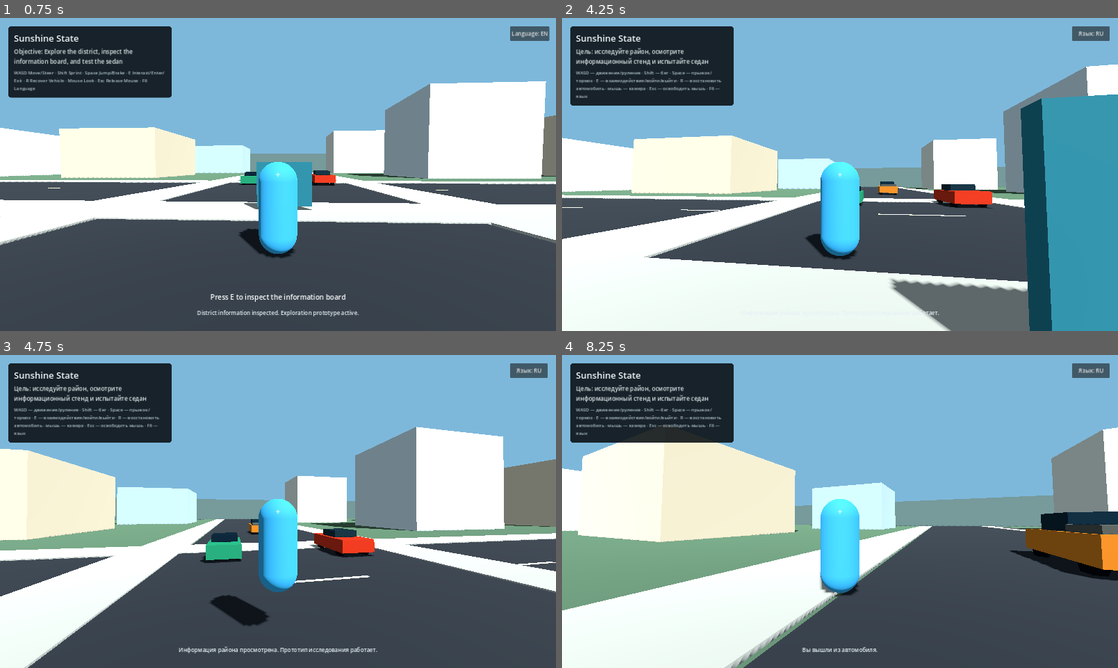
Above: before the commit, frames 1-4 (two rows, left to right).
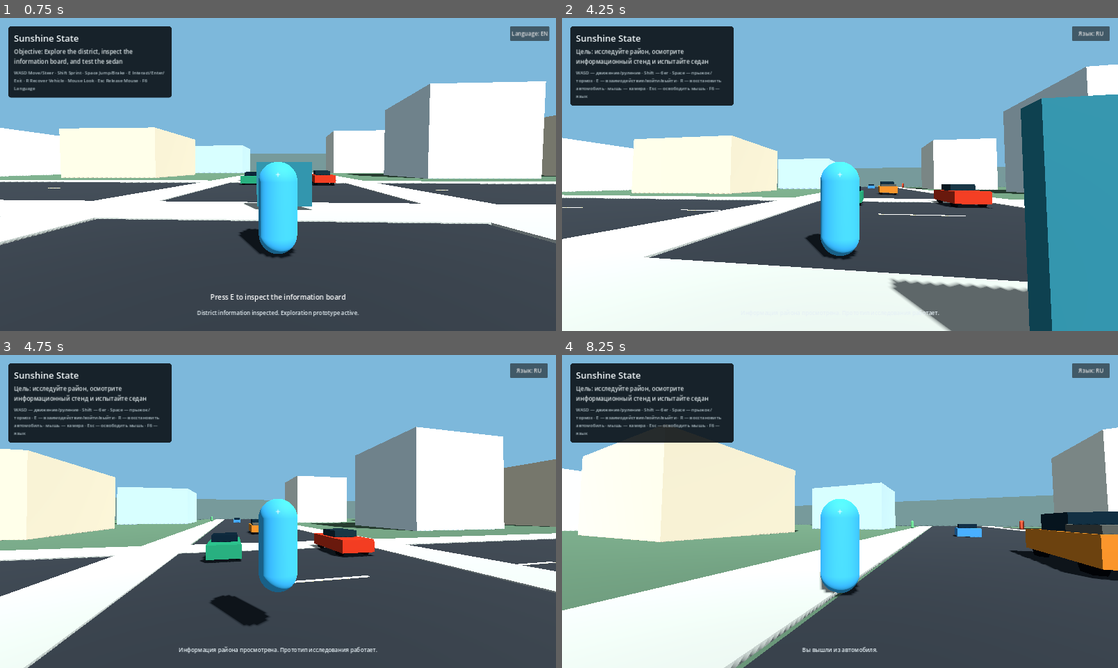
Above: after the commit, the same moments.

Repository: KenlikDev/sunshine-state
Game: Godot game, scene res://scenes/bootstrap/main.tscn
The game is run twice, just before and just after one commit, with the same random seed, the same clock (stepped at 60 frames per second) and the same inputs.
Inputs (mouse positions are in pixels of both pictures, inside the frame that each line leads up to):
- Up to frame 1 (0.75 s): tap E (interact) at 0.5, 0.6 s; move the mouse to (272, 180) at 0.52 s; hold W (move_forward) from 0.53 s (still down)
- Up to frame 2 (4.25 s): tap Space (jump) at 0.77, 1.52, 3.02, 3.77 s; move the mouse to (878, 177) at 1.27 s; tap Shift (sprint) at 1.35 s; tap E (interact) at 2, 3.6 s; move the mouse to (795, 171) at 2.02 s; hold F6 (toggle_language) 2.03-2.78 s; move the mouse to (845, 174) at 2.77 s; release W (move_forward) at 2.78 s; hold A (move_left) 2.78-3.53 s; tap R (vehicle_recover) at 2.85 s; move the mouse to (817, 168) at 3.52 s; hold W (move_forward) from 3.53 s (still down)
- Up to frame 3 (4.75 s): keep holding W (move_forward); move the mouse to (305, 511) at 4.27 s; tap Shift (sprint) at 4.35 s; tap Space (jump) at 4.52 s
- Up to frame 4 (8.25 s): move the mouse to (812, 511) at 5.02 s; hold F6 (toggle_language) 5.03-5.78 s; tap E (interact) at 5.75, 6.6 s; move the mouse to (851, 505) at 5.77 s; release W (move_forward) at 5.78 s; hold D (move_right) 5.78-6.53 s; tap R (vehicle_recover) at 5.85 s; tap Space (jump) at 6.02, 6.77, 7.52 s; move the mouse to (834, 517) at 6.52 s; hold W (move_forward) from 6.53 s (still down); move the mouse to (878, 514) at 7.27 s; tap Shift (sprint) at 7.35 s; move the mouse to (795, 508) at 8.02 s; hold F6 (toggle_language) from 8.03 s (still down)

Frame 1 is identical in both runs. In frame 2, less than 0.1% of the frame differs, in the area x 1-98%, y 16-97%; in frame 3, less than 0.1%; in frame 4, 0.2%, in the area x 62-84%, y 52-59%.

Commit message:
feat: populate district with bounded pedestrian and traffic routes

Diff:
--- a/scripts/world/greybox_district.gd
+++ b/scripts/world/greybox_district.gd
@@ -4,6 +4,8 @@
 const VEHICLE_SCENE: PackedScene = preload("res://scenes/vehicles/sedan.tscn")
 const COMPACT_SCENE: PackedScene = preload("res://scenes/vehicles/compact.tscn")
 const PICKUP_SCENE: PackedScene = preload("res://scenes/vehicles/pickup.tscn")
+const PEDESTRIAN_SCENE: PackedScene = preload("res://scenes/pedestrians/pedestrian.tscn")
+const TRAFFIC_SCENE: PackedScene = preload("res://scenes/traffic/traffic_vehicle.tscn")
 
 
 func _ready() -> void:
@@ -13,6 +15,8 @@
 	_create_coastline()
 	_create_information_board()
 	_create_test_vehicle()
+	_create_pedestrians()
+	_create_traffic()
 	_create_world_boundaries()
 
 
@@ -162,6 +166,107 @@
 	add_child(pickup)
 
 
+func _create_pedestrians() -> void:
+	var east_route := PackedVector3Array([
+		Vector3(7.9, 0.0, -64.0),
+		Vector3(7.9, 0.0, 64.0),
+		Vector3(9.1, 0.0, 64.0),
+		Vector3(9.1, 0.0, -64.0)
+	])
+	var west_route := PackedVector3Array([
+		Vector3(-7.9, 0.0, 64.0),
+		Vector3(-7.9, 0.0, -64.0),
+		Vector3(-9.1, 0.0, -64.0),
+		Vector3(-9.1, 0.0, 64.0)
+	])
+
+	_spawn_pedestrian("PedestrianEast01", east_route, 0, Color(0.75, 0.28, 0.18, 1.0))
+	_spawn_pedestrian("PedestrianEast02", east_route, 2, Color(0.18, 0.38, 0.72, 1.0))
+	_spawn_pedestrian("PedestrianWest01", west_route, 0, Color(0.83, 0.68, 0.24, 1.0))
+	_spawn_pedestrian("PedestrianWest02", west_route, 2, Color(0.3, 0.58, 0.38, 1.0))
+
+
+func _spawn_pedestrian(
+	node_name: String,
+	route: PackedVector3Array,
+	start_waypoint: int,
+	clothing_color: Color
+) -> void:
+	var pedestrian: CharacterBody3D = PEDESTRIAN_SCENE.instantiate() as CharacterBody3D
+	pedestrian.name = node_name
+	pedestrian.set("route_points", route)
+	pedestrian.set("initial_waypoint_index", start_waypoint)
+	pedestrian.set("clothing_color", clothing_color)
+	pedestrian.position = route[start_waypoint]
+	add_child(pedestrian)
+
+
+func _create_traffic() -> void:
+	var north_south_west := PackedVector3Array([
+		Vector3(-2.0, 0.65, -68.0),
+		Vector3(-2.0, 0.65, 68.0)
+	])
+	var north_south_east := PackedVector3Array([
+		Vector3(2.0, 0.65, -68.0),
+		Vector3(2.0, 0.65, 68.0)
+	])
+	var east_west_north := PackedVector3Array([
+		Vector3(-78.0, 0.65, -2.0),
+		Vector3(78.0, 0.65, -2.0)
+	])
+	var east_west_south := PackedVector3Array([
+		Vector3(-78.0, 0.65, 2.0),
+		Vector3(78.0, 0.65, 2.0)
+	])
+
+	_spawn_traffic(
+		"TrafficNorthbound",
+		north_south_west,
+		0,
+		false,
+		Color(0.19, 0.46, 0.68, 1.0)
+	)
+	_spawn_traffic(
+		"TrafficSouthbound",
+		north_south_east,
+		0,
+		true,
+		Color(0.68, 0.23, 0.16, 1.0)
+	)
+	_spawn_traffic(
+		"TrafficEastbound",
+		east_west_north,
+		1,
+		false,
+		Color(0.23, 0.56, 0.38, 1.0)
+	)
+	_spawn_traffic(
+		"TrafficWestbound",
+		east_west_south,
+		1,
+		true,
+		Color(0.72, 0.52, 0.15, 1.0)
+	)
+
+
+func _spawn_traffic(
+	node_name: String,
+	route: PackedVector3Array,
+	route_axis: int,
+	start_at_end: bool,
+	body_color: Color
+) -> void:
+	var traffic: CharacterBody3D = TRAFFIC_SCENE.instantiate() as CharacterBody3D
+	traffic.name = node_name
+	traffic.set("route_points", route)
+	traffic.set("route_axis", route_axis)
+	traffic.set("start_at_end", start_at_end)
+	traffic.set("body_color", body_color)
+	var start_index: int = route.size() - 1 if start_at_end else 0
+	traffic.position = route[start_index]
+	add_child(traffic)
+
+
 func _create_world_boundaries() -> void:
 	var boundary_material := _make_material(Color(0.31, 0.39, 0.38))
 	_add_static_box("BoundaryWest", Vector3(-89.0, 4.0, 0.0), Vector3(2.0, 8.0, 160.0), boundary_material)
